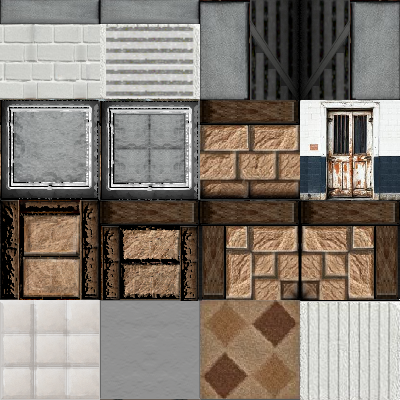
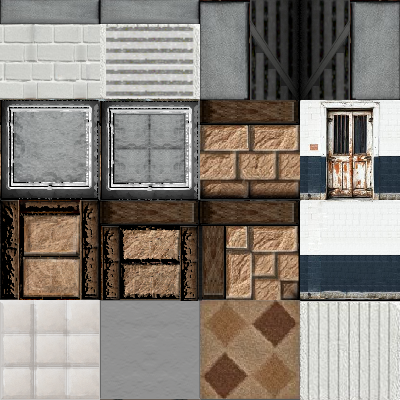
Layer changes from the first w=400, h=400 image to the second:
painted on "tileWall.png" over [300, 200, 400, 300]
